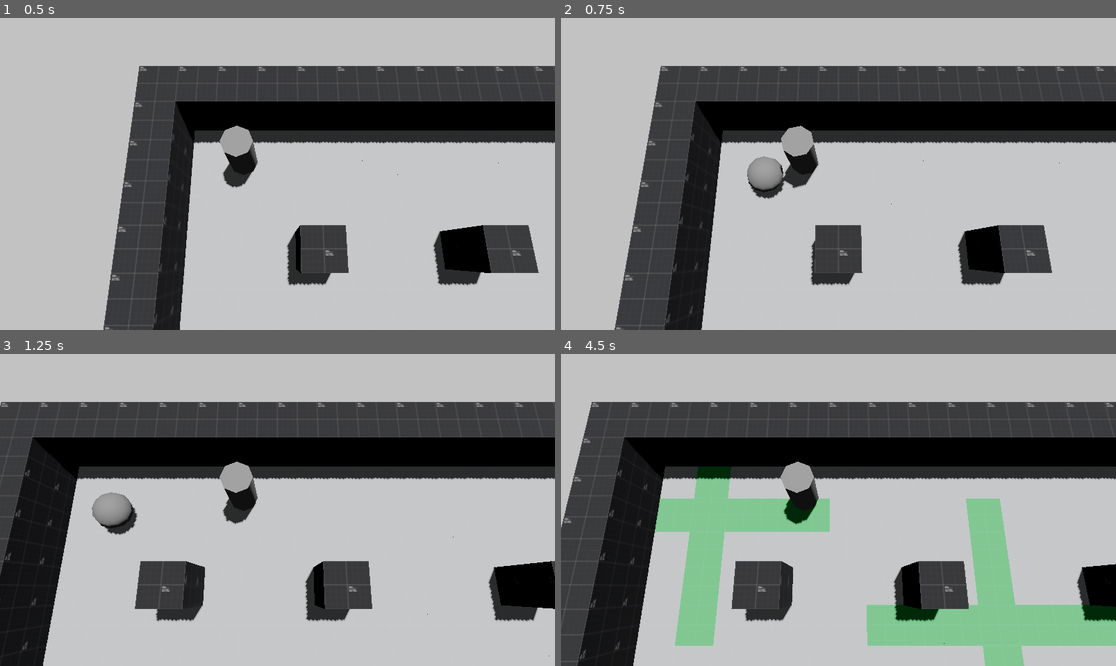
Above: before the commit, frames 1-4 (two rows, left to right).
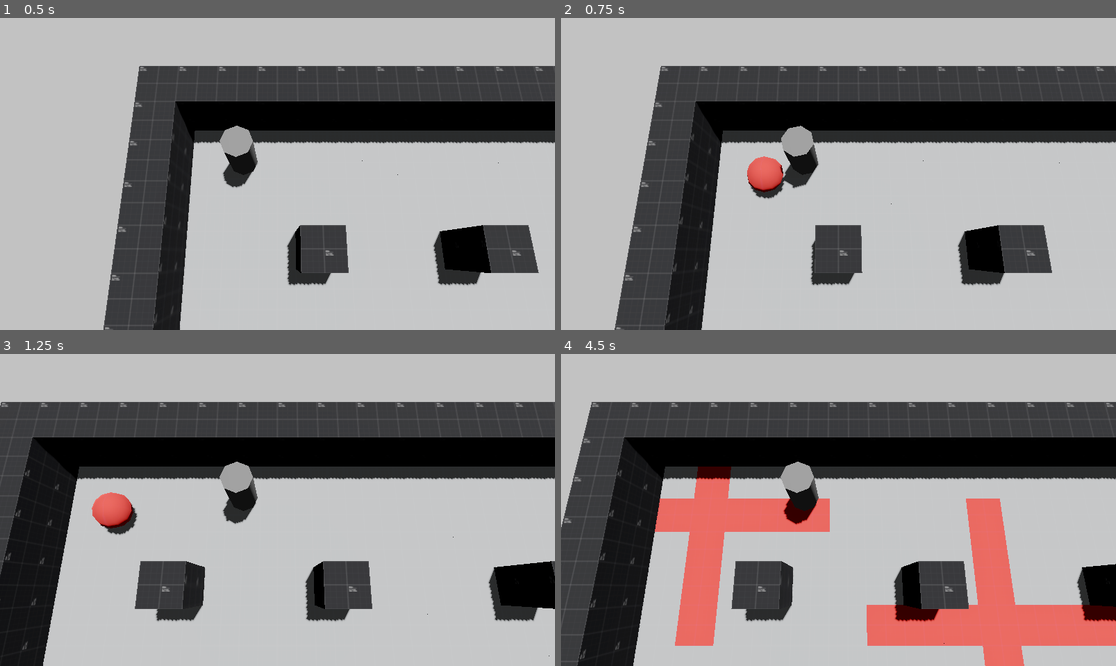
Above: after the commit, the same moments.

Repository: Urutau-Games/ink-crew
Game: Godot game, scene res://main.tscn
Same seed, same stepped clock (60 frames per second), same inputs: the game is played once before the commit and once after it.
Inputs:
- Up to frame 1 (0.5 s): no input
- Up to frame 2 (0.75 s): tap Enter at 0.5 s; hold D (walk_right) from 0.53 s (still down); tap Space (drop_bomb) at 0.6 s
- Up to frame 3 (1.25 s): keep holding D (walk_right)
- Up to frame 4 (4.5 s): release D (walk_right) at 1.28 s; hold S (walk_backward) 1.28-2.03 s; tap Space (drop_bomb) every 0.75 s from 1.35 to 4.35 s; hold D (walk_right) 2.03-2.78 s; hold W (walk_forward) 2.78-3.53 s; hold A (walk_left) from 3.53 s (still down)

Frame 1 is identical in both runs. In frame 2, 0.6% of the frame differs, in the area x 33-41%, y 44-56%; in frame 3, 0.7%; in frame 4, 15%, in the area x 16-100%, y 36-100%.

Commit message:
Small flourish adjustments

Diff:
--- a/bomb.gd
+++ b/bomb.gd
@@ -1,17 +1,33 @@
 extends Node3D
+class_name Bomb
 
 signal exploded()
 
 @export var bomb_timer := 1.5
 @export var bomb_strength := 1
+@export var textures: Dictionary[Constants.FloorColor, Texture2D] = {}
+
 @export var color: Constants.FloorColor = Constants.FloorColor.Green
 
 var _affected_tiles: Array = []
 
+@onready var visuals = $Visuals
+@onready var _material: StandardMaterial3D
+
 func _ready() -> void:
-	for raycast: RayCast3D in %RayCasts.get_children():
-		raycast.target_position *= bomb_strength
-		get_tree().create_timer(bomb_timer).timeout.connect(_explode)
+	_material = visuals.material
+	_define_color()
+	_adjust_raycasts()
+
+func _adjust_raycasts():
+	if %RayCasts:
+		for raycast: RayCast3D in %RayCasts.get_children():
+			raycast.target_position *= bomb_strength
+			get_tree().create_timer(bomb_timer).timeout.connect(_explode)
+
+func _define_color():
+	if _material:
+		_material.albedo_texture = textures[color]
 
 func _explode():
 	for raycast: RayCast3D in %RayCasts.get_children():
--- a/bomb.tscn
+++ b/bomb.tscn
@@ -1,16 +1,34 @@
-[gd_scene load_steps=2 format=3 uid="uid://bq38kepskdjop"]
+[gd_scene load_steps=9 format=3 uid="uid://bq38kepskdjop"]
 
 [ext_resource type="Script" uid="uid://dl7jalc1xs4t6" path="res://bomb.gd" id="1_573fp"]
+[ext_resource type="Texture2D" uid="uid://cnur7vgar2smn" path="res://assets/kenney_textures/texture_01_dark.png" id="2_apr5j"]
+[ext_resource type="Texture2D" uid="uid://7yjh57s1617k" path="res://assets/kenney_textures/texture_02_green.png" id="3_ugjkb"]
+[ext_resource type="Texture2D" uid="uid://cjkcoivvyu4bq" path="res://assets/kenney_textures/texture_02_orange.png" id="4_r0wls"]
+[ext_resource type="Texture2D" uid="uid://br1h6ksvf8ly" path="res://assets/kenney_textures/texture_02_purple.png" id="5_a3tha"]
+[ext_resource type="Texture2D" uid="uid://iteqvs3f455m" path="res://assets/kenney_textures/texture_02_red.png" id="6_1g03t"]
+[ext_resource type="Texture2D" uid="uid://cukcrxooajmk1" path="res://assets/kenney_textures/texture_13_light.png" id="7_pmxwx"]
+
+[sub_resource type="StandardMaterial3D" id="StandardMaterial3D_573fp"]
+resource_local_to_scene = true
 
 [node name="Bomb" type="Node3D"]
 top_level = true
 script = ExtResource("1_573fp")
 bomb_strength = 3
+textures = Dictionary[int, Texture2D]({
+0: ExtResource("2_apr5j"),
+1: ExtResource("3_ugjkb"),
+2: ExtResource("4_r0wls"),
+3: ExtResource("5_a3tha"),
+4: ExtResource("6_1g03t"),
+5: ExtResource("7_pmxwx")
+})
 
-[node name="CSGSphere3D" type="CSGSphere3D" parent="."]
+[node name="Visuals" type="CSGSphere3D" parent="."]
 use_collision = true
 collision_layer = 4
 collision_mask = 0
+material = SubResource("StandardMaterial3D_573fp")
 
 [node name="RayCasts" type="Node3D" parent="."]
 unique_name_in_owner = true
--- a/main.tscn
+++ b/main.tscn
@@ -42,6 +42,7 @@
 transform = Transform3D(1, 0, 0, 0, 1, 0, 0, 0, 1, -8.979805, 0.935, -9.496761)
 script = ExtResource("1_ig7tw")
 bomb_scene = ExtResource("2_0xm2m")
+bomb_color = 4
 
 [node name="CollisionShape3D" type="CollisionShape3D" parent="Player"]
 shape = SubResource("CapsuleShape3D_7dm0k")
--- a/player.gd
+++ b/player.gd
@@ -7,8 +7,12 @@
 
 @onready var visuals: Node3D = %Visuals
 
+@export_category("Scene Settings")
 @export var bomb_scene: PackedScene
+
+@export_category("Gameplay")
 @export var max_bombs: int = 1
+@export var bomb_color: Constants.FloorColor
 
 var _available_bombs: int
 
@@ -17,13 +21,15 @@
 
 func _process(_delta: float) -> void:
 	if(Input.is_action_just_pressed("drop_bomb") and _available_bombs > 0):
-		var bomb = bomb_scene.instantiate()
-		add_child(bomb)
-		bomb.global_position = Vector3(roundi(global_position.x), 0.6, roundi(global_position.z))
-		#bomb.global_position.y = 0.6
-		bomb.exploded.connect(_refill_bombs)
+		_drop_bomb()
+		_available_bombs -= 1
 
-		_available_bombs -= 1
+func _drop_bomb():
+	var bomb: Bomb = bomb_scene.instantiate()
+	bomb.color = bomb_color
+	add_child(bomb)
+	bomb.global_position = Vector3(roundi(global_position.x), 0.6, roundi(global_position.z))
+	bomb.exploded.connect(_refill_bombs)
 
 func _physics_process(delta: float) -> void:
 	var direction := Input.get_vector("walk_left", "walk_right", "walk_forward", "walk_backward").normalized()
